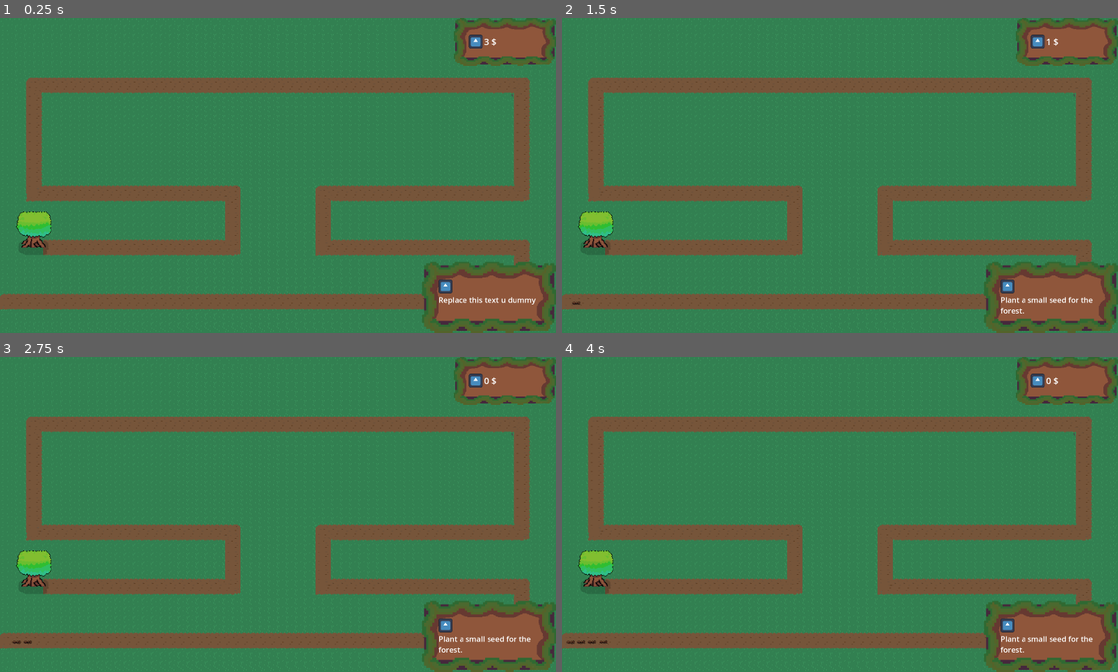
Above: before the commit, frames 1-4 (two rows, left to right).
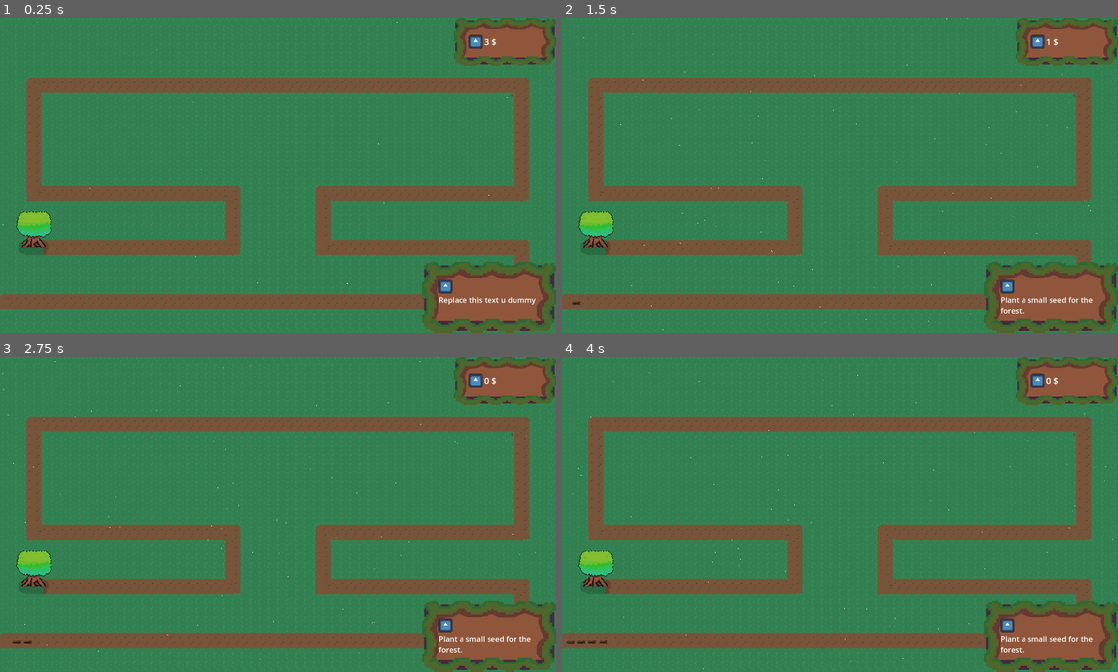
Above: after the commit, the same moments.

Repository: tomsku21/TD_project
Game: Godot game, scene res://Scenes/Main.tscn
The game is run twice, just before and just after one commit, with the same random seed, the same clock (stepped at 60 frames per second) and the same inputs. The engine's default icon, where the game draws it, is replaced by a stand-in: a white triangle on a blue panel in a dark square.
Inputs (mouse positions are in pixels of both pictures, inside the frame that each line leads up to):
- Up to frame 1 (0.25 s): no input
- Up to frame 2 (1.5 s): click (1006, 285) at 0.5 s; click (1006, 285) at 1.25 s
- Up to frame 3 (2.75 s): click (444, 624) at 2 s
- Up to frame 4 (4 s): move the mouse to (595, 568) at 2.77 s; click (595, 568) at 2.92 s; move the mouse to (1006, 627) at 3.52 s; click (1006, 627) at 3.67 s

The runs differ from the first frame. In frame 1, less than 0.1% of the frame differs, in the area x 0-92%, y 1-85%; in frame 2, less than 0.1%, in the area x 3-100%, y 0-100%; in frame 3, less than 0.1%; in frame 4, less than 0.1%.

Commit message:
Particles

Diff:
--- a/Scenes/Main.tscn
+++ b/Scenes/Main.tscn
@@ -717,6 +717,11 @@
 }
 point_count = 12
 
+[sub_resource type="Curve" id="Curve_pbw6q"]
+_limits = [0.550562, 1.0, 102.766, 1024.0]
+_data = [Vector2(102.766, 0.550562), 0.0, 0.0, 0, 0, Vector2(1024, 1), 0.000648085, 0.0, 0, 0]
+point_count = 2
+
 [node name="Main" type="Node2D"]
 metadata/_edit_horizontal_guides_ = [-156.0]
 
@@ -757,4 +762,16 @@
 
 [node name="UI" parent="." instance=ExtResource("4_rgh2o")]
 
+[node name="CPUParticles2D" type="CPUParticles2D" parent="."]
+z_index = 9
+position = Vector2(0, 6.805)
+amount = 100
+draw_order = 1
+emission_shape = 3
+emission_rect_extents = Vector2(600, 300)
+gravity = Vector2(200, 0)
+scale_amount_min = 2.0
+scale_amount_max = 2.0
+scale_amount_curve = SubResource("Curve_pbw6q")
+
 [connection signal="timeout" from="Spawner/SpawnTimer" to="Spawner" method="_on_timer_timeout"]
Not shown: 1 places in Scenes/Main.tscn that only renumber resources
